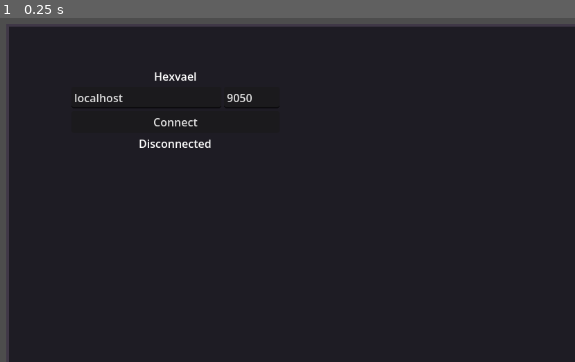
Above: before the commit, frame 1.
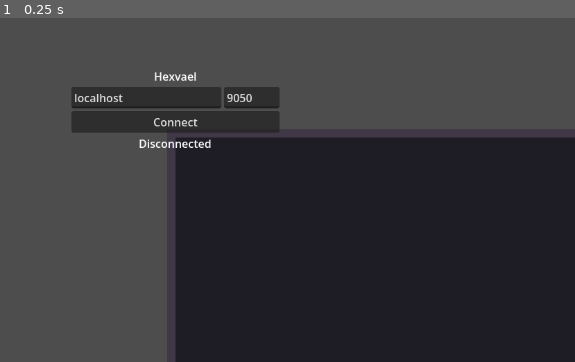
Above: after the commit, the same moment.

Repository: JacobLynch/hexvael
Game: Godot game, scene res://client.tscn
Same seed, same stepped clock (60 frames per second), same inputs: the game is played once before the commit and once after it.
Inputs:
- Up to frame 1 (0.25 s): no input

The runs differ from the first frame. In frame 1, 46% of the frame differs, in the area x 1-100%, y 2-100%.

Commit message:
Fix camera: remove leftover static Camera2D, force CameraRig.make_current

Diff:
--- a/godot/client.tscn
+++ b/godot/client.tscn
@@ -17,6 +17,3 @@
 [node name="WorldView" parent="." instance=ExtResource("3")]
 
 [node name="ConnectionUI" parent="." instance=ExtResource("4")]
-
-[node name="Camera2D" type="Camera2D" parent="."]
-position = Vector2(240, 160)
--- a/godot/view/world/camera_rig.gd
+++ b/godot/view/world/camera_rig.gd
@@ -16,6 +16,9 @@
 
 func _ready() -> void:
 	zoom = Vector2(zoom_factor, zoom_factor)
+	# Force this camera to be the active one. Without this, any other Camera2D
+	# already added to the scene tree (e.g. an editor placeholder) keeps current.
+	make_current()
 
 
 func initialize(net_client: NetClient) -> void:
